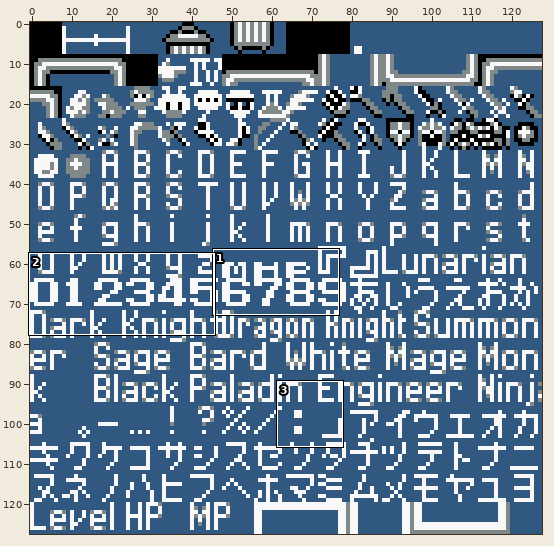
Edited in one commit: sprite sheet (font.png). Above: a wide view before the commit, with the close-up outlined.
Close-up. First the earlier version:
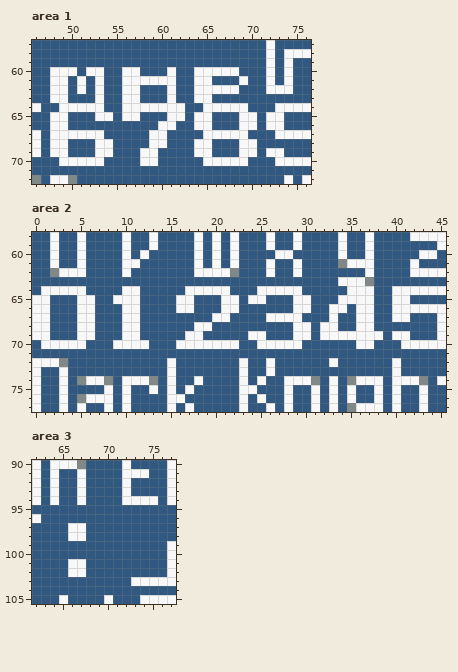
The file is 128x128 pixels. Shown: area 1: x 46..76, y 57..72; area 2: x 0..45, y 58..77; area 3: x 62..77, y 90..105.
Once edited:
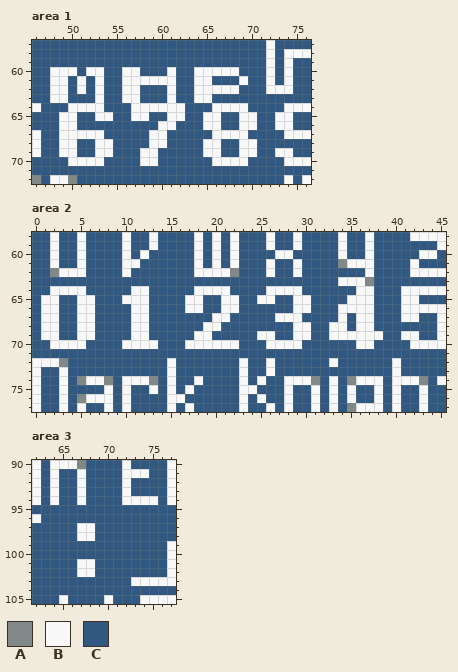
Palette (. is transparent): A #808888  B #f8f8f8  C #305880
What changed:
Area 1:
The edit turns colour C into colour B in row 65 at x 50, 58, 66 and 74; in row 66 at x 50, 66 and 74; in row 68 at x 50 and 66; in row 69 at x 50, 66 and 74.
The edit turns colour B into colour C in row 64 at x 49, 56, 65 and 73; in row 65 at x 48, 56, 64 and 72; in row 66 at x 48, 64 and 72; in row 67 at x 48, 65 and 73; in row 68 at x 48 and 64; in row 69 at x 48, 64 and 72.
The edit turns colour B into colour C in row 70 at x 49, 65 and 73.
Area 2:
The edit turns colour C into colour B in row 64 at x 12; in row 65 at x 2, 12, 18, 26 and 42; in row 66 at x 2, 12, 18 and 35; in row 67 at x 2, 12, 34 and 42; in row 68 at x 2, 12, 20 and 34; in row 69 at x 2, 12, 19, 26 and 42.
The edit turns colour C into colour B in row 70 at x 13.
The edit turns colour B into colour C in row 64 at x 1, 10, 17, 25, 35 and 40; in row 65 at x 0, 9, 16, 24, 34 and 40; in row 66 at x 0, 10, 16, 33 and 40; in row 67 at x 0, 10, 26, 33 and 40; in row 68 at x 0, 10, 18 and 32; in row 69 at x 0, 10, 17, 24, 32 and 40.
The edit turns colour B into colour C in row 70 at x 1, 9, 16, 25 and 41.
Area 3:
The edit turns colour C into colour B in rows 97 to 98 at x 68; in rows 101 to 102 at x 68.
The edit turns colour B into colour C in rows 97 to 98 at x 66; in rows 101 to 102 at x 66.
